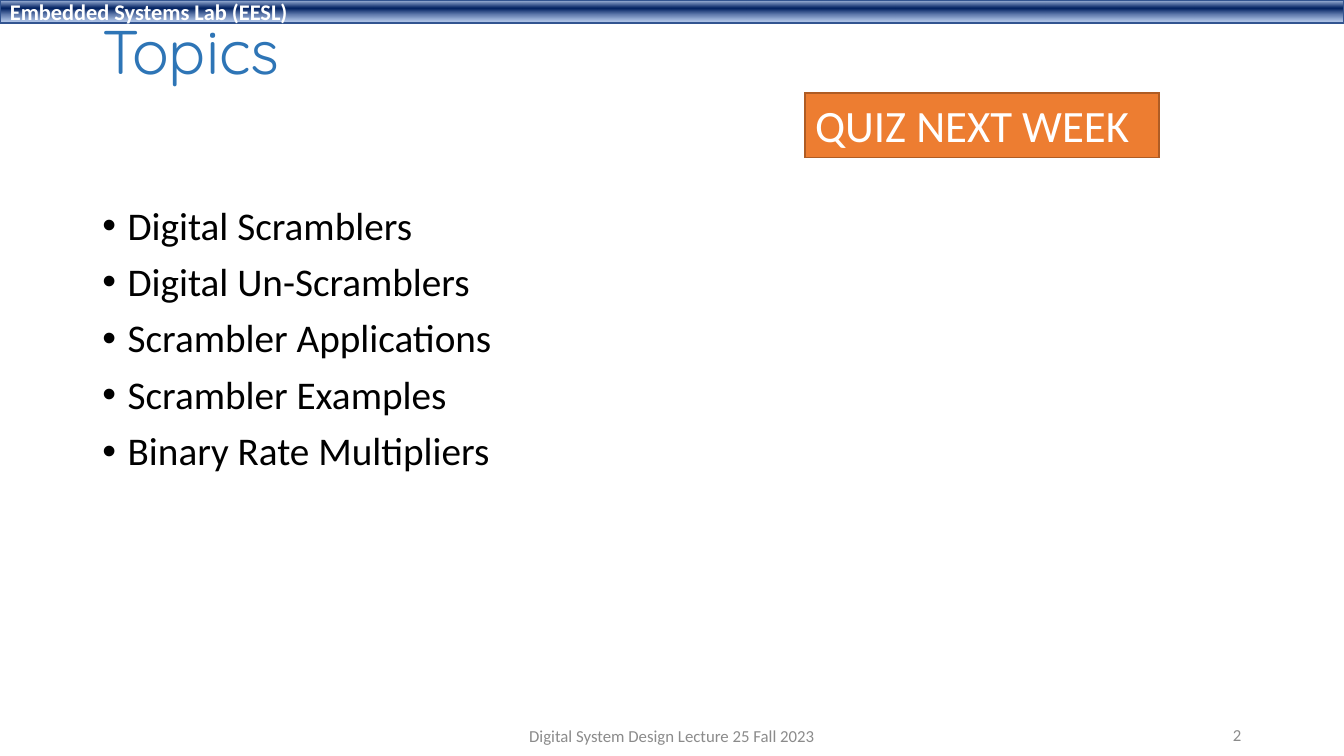
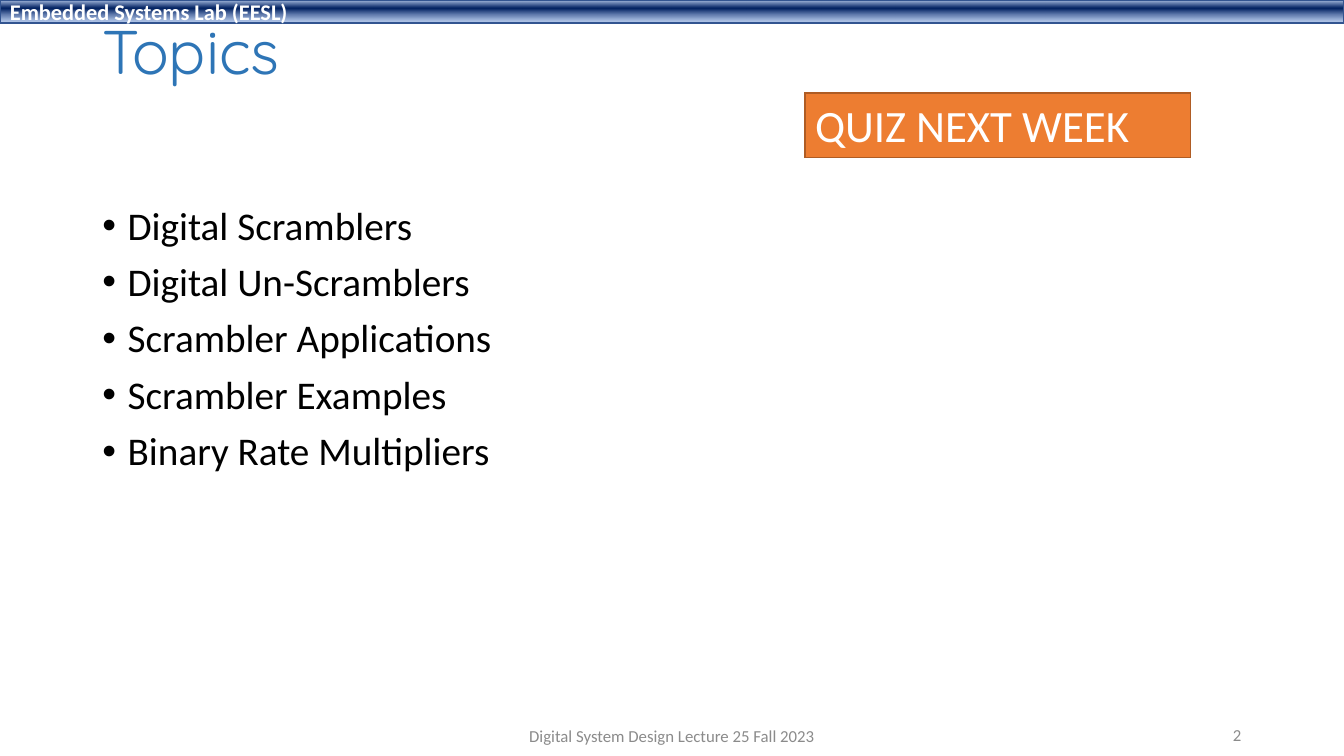
Before and after one commit to shahidmasud/shahidmasud.github.io, a slide deck: slide 2 of DSD_Lec25_Fall2023.ppsx. Drawn at 1344x756 pixels with LibreOffice and Linux fonts; fonts in the diff are those of the drawing; background and template pictures are left out. Boxes give left, top, right and bottom in pixels: in the first picture for what was removed or moved away, otherwise in the second. Text is boxed around its words. In the diff, an @@ line names an element or a change of style, - is before the commit and + after.

```diff
--- a/DSD_Lec25_Fall2023.ppsx
+++ b/DSD_Lec25_Fall2023.ppsx
@@ rectangle "QUIZ NEXT WEEK": place and size @@
-rectangle "QUIZ NEXT WEEK" at box(806, 93, 1159, 157)
+rectangle "QUIZ NEXT WEEK" at box(806, 93, 1191, 157)
```
Also in this commit, not shown: 1 slide added, 1 other file.
